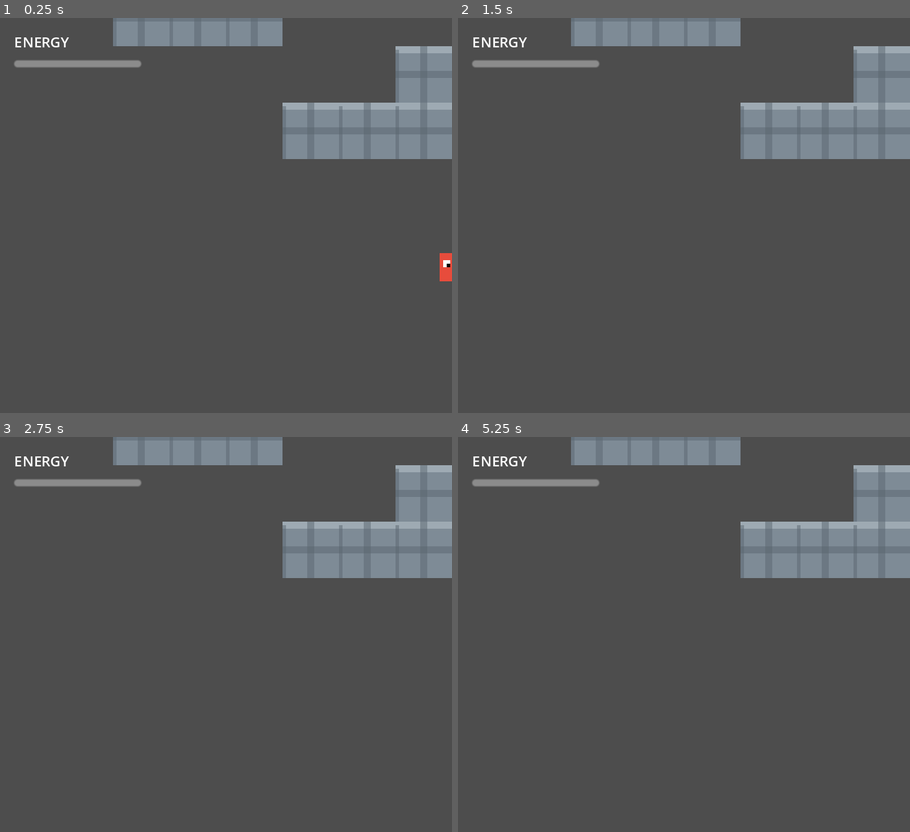
Above: before the commit, frames 1-4 (two rows, left to right).
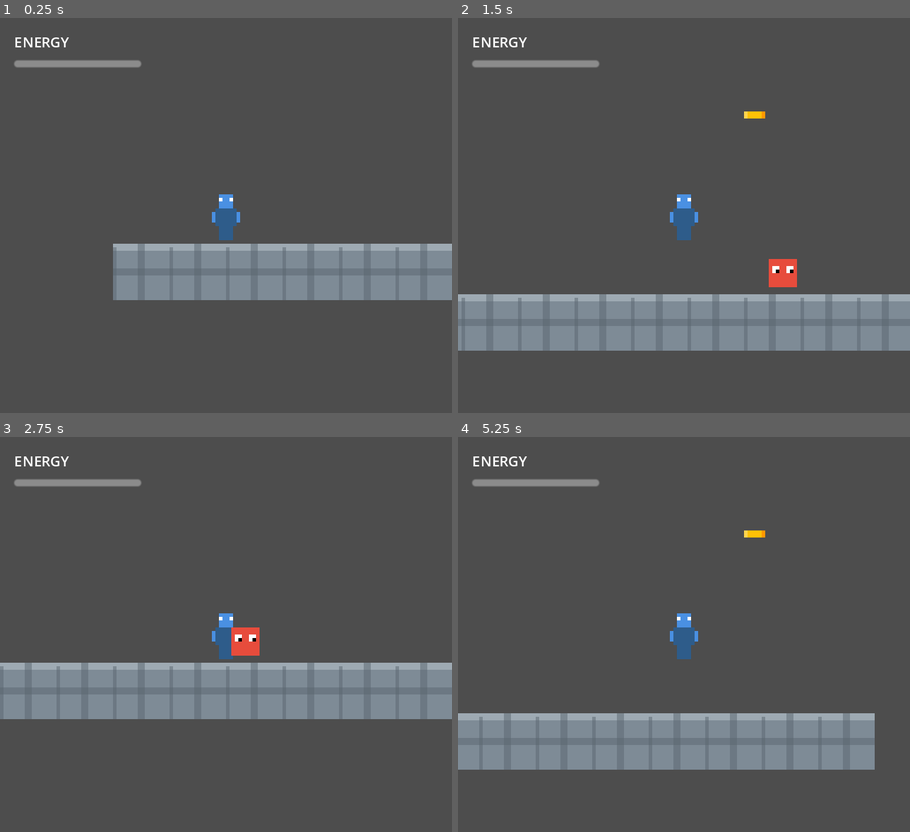
Above: after the commit, the same moments.

Repository: kabuumu/godot-platformer
Game: Godot game, scene res://scenes/main.tscn
Two runs of this game, one before a commit and one after it. Both use one fixed random seed, a clock stepped at 60 frames per second and the inputs below.
Inputs:
- Up to frame 1 (0.25 s): no input
- Up to frame 2 (1.5 s): hold D (move_right) from 0.53 s (still down); tap X (shoot) at 0.6, 1.35 s; tap Space (jump) at 0.77 s
- Up to frame 3 (2.75 s): tap Space (jump) at 1.52 s; release D (move_right) at 2.03 s; hold A (move_left) from 2.03 s (still down); tap X (shoot) at 2.1 s
- Up to frame 4 (5.25 s): release A (move_left) at 2.78 s; hold D (move_right) 2.78-4.28 s; tap X (shoot) every 0.75 s from 2.85 to 5.1 s; tap Space (jump) at 3.02, 3.77, 4.52 s; hold A (move_left) 4.28-5.03 s; hold D (move_right) from 5.03 s (still down)

The runs differ from the first frame. In frame 1, 21% of the frame differs, in the area x 25-100%, y 0-72%; in frame 2, 25%, in the area x 0-100%, y 0-85%; in frame 3, 25%; in frame 4, 23%.

Commit message:
Fix player visibility and collision: add ground platform, center camera on player
Co-authored-by: kabuumu <17453872+kabuumu@users.noreply.github.com>

Diff:
--- a/scenes/main.tscn
+++ b/scenes/main.tscn
@@ -24,19 +24,15 @@
 [node name="TileMap" type="TileMap" parent="."]
 tile_set = SubResource("TileSet_1")
 format = 2
-layer_0/tile_data = PackedInt32Array(0, 0, 0, 1, 0, 0, 2, 0, …(419 unchanged characters)… 327689, 0, 0, 327690, 0, 0, 327691, 0, 0)
+layer_0/tile_data = PackedInt32Array(0, 0, 0, 1, 0, 0, 2, 0, …(419 unchanged characters)… 327689, 0, 0, 327690, 0, 0, 327691, 0, 0, 851968, 0, 0, 851969, 0, 0, 851970, 0, 0, 851971, 0, 0, 851972, 0, 0, 851973, 0, 0, 851974, 0, 0, 851975, 0, 0, 851976, 0, 0, 851977, 0, 0, 851978, 0, 0, 851979, 0, 0, 851980, 0, 0, 851981, 0, 0, 851982, 0, 0, 851983, 0, 0)
 
 [node name="Player" parent="." instance=ExtResource("1_player")]
-position = Vector2(32, 180)
+position = Vector2(32, 192)
 
 [node name="Enemy" parent="." instance=ExtResource("2_enemy")]
-position = Vector2(150, 180)
+position = Vector2(200, 192)
 
 [node name="Enemy2" parent="." instance=ExtResource("2_enemy")]
-position = Vector2(200, 100)
+position = Vector2(200, 32)
 
 [node name="HUD" parent="." instance=ExtResource("3_hud")]
-
-[node name="Camera2D" type="Camera2D" parent="."]
-position = Vector2(128, 112)
-zoom = Vector2(2, 2)
--- a/scenes/player.tscn
+++ b/scenes/player.tscn
@@ -67,3 +67,6 @@
 libraries = {
 "": SubResource("AnimationLibrary_1")
 }
+
+[node name="Camera2D" type="Camera2D" parent="."]
+zoom = Vector2(2, 2)
